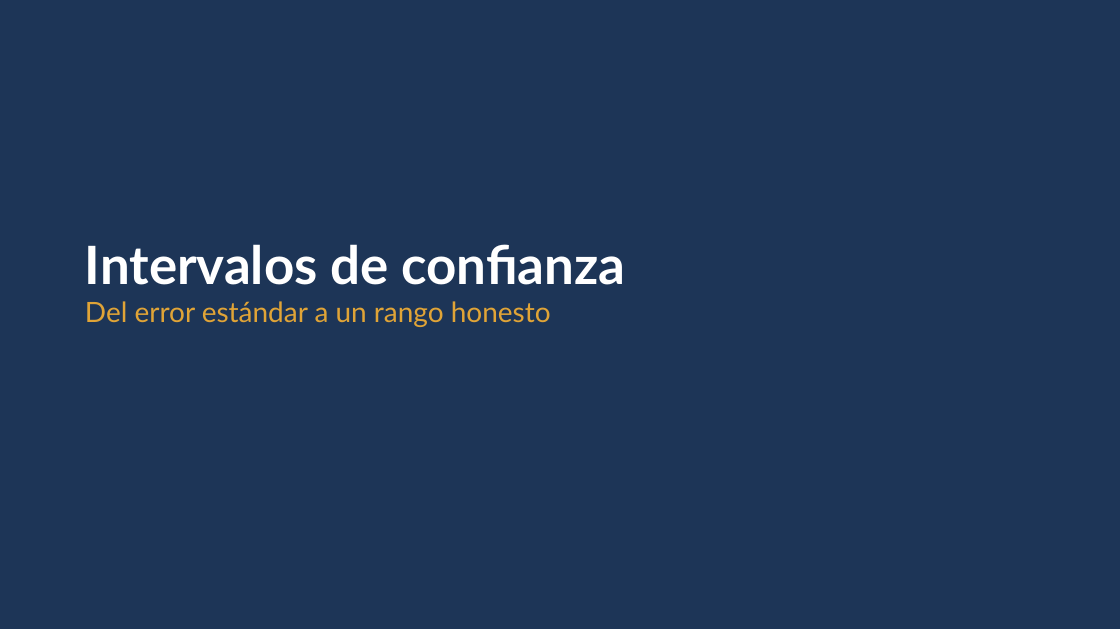
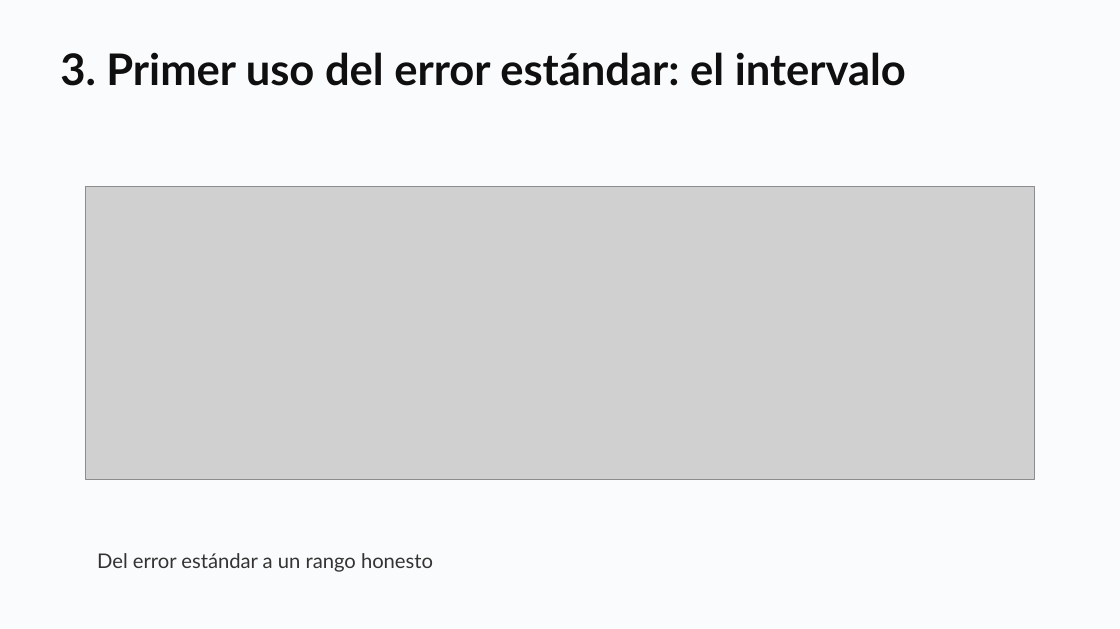
Before and after one commit to daniopitz/diplomado-cdd, a slide deck: slide 16 of presentaciones/clase05_probabilidad_inferencia.pptx (slide 17 before the commit). Drawn at 1120x629 pixels with LibreOffice and Linux fonts; fonts in the diff are those of the drawing; grey boxes stand for pictures. Boxes give left, top, right and bottom in pixels: in the first picture for what was removed or moved away, otherwise in the second. Text is boxed around its words. In the diff, an @@ line names an element or a change of style, - is before the commit and + after.

```diff
--- a/presentaciones/clase05_probabilidad_inferencia.pptx
+++ b/presentaciones/clase05_probabilidad_inferencia.pptx
@@ rectangle at [0, 0, 1120, 629]: fill #1D3557 to #FAFBFC @@
@@ text added at [60, 52, 906, 86], 28 pt, text #0F0F0F, bold @@
+3. Primer uso del error estándar: el intervalo
@@ picture added at [85, 187, 1034, 479] @@
@@ text at [85, 244, 625, 285]: paragraph removed @@
-Intervalos de confianza
@@ text "Del error estándar a un ...": place and size @@
-text "Del error estándar a un ..." at [85, 244, 625, 327]
+text "Del error estándar a un ..." at [97, 553, 433, 572]
@@ text "Del error estándar a un ..." at [97, 553, 433, 572]: size 18 to 13 pt, text colour #E0A437 to #333333 @@
```
Also in this commit, not shown: 14 other slides changed, 8 slides added, 2 slides removed, 4 other files.
